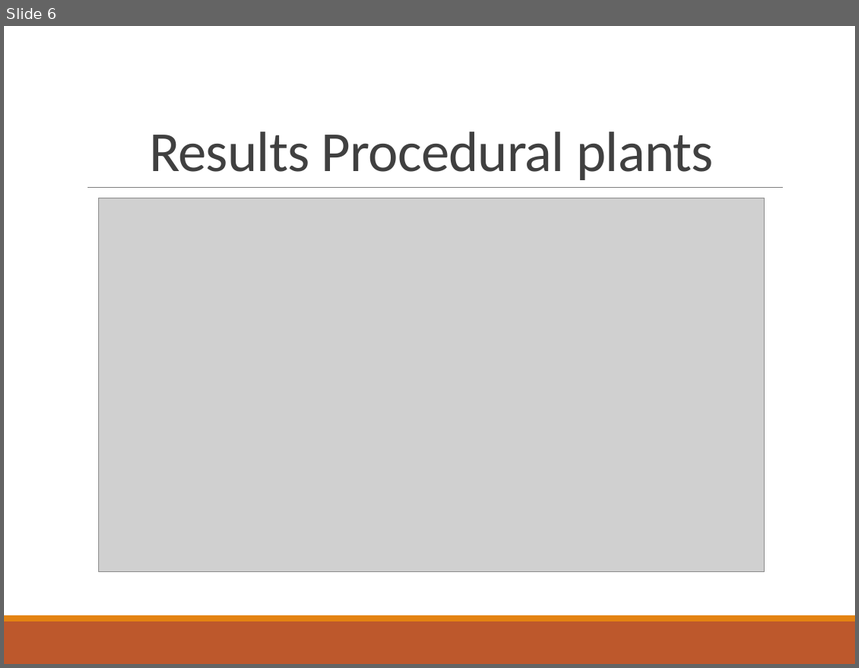
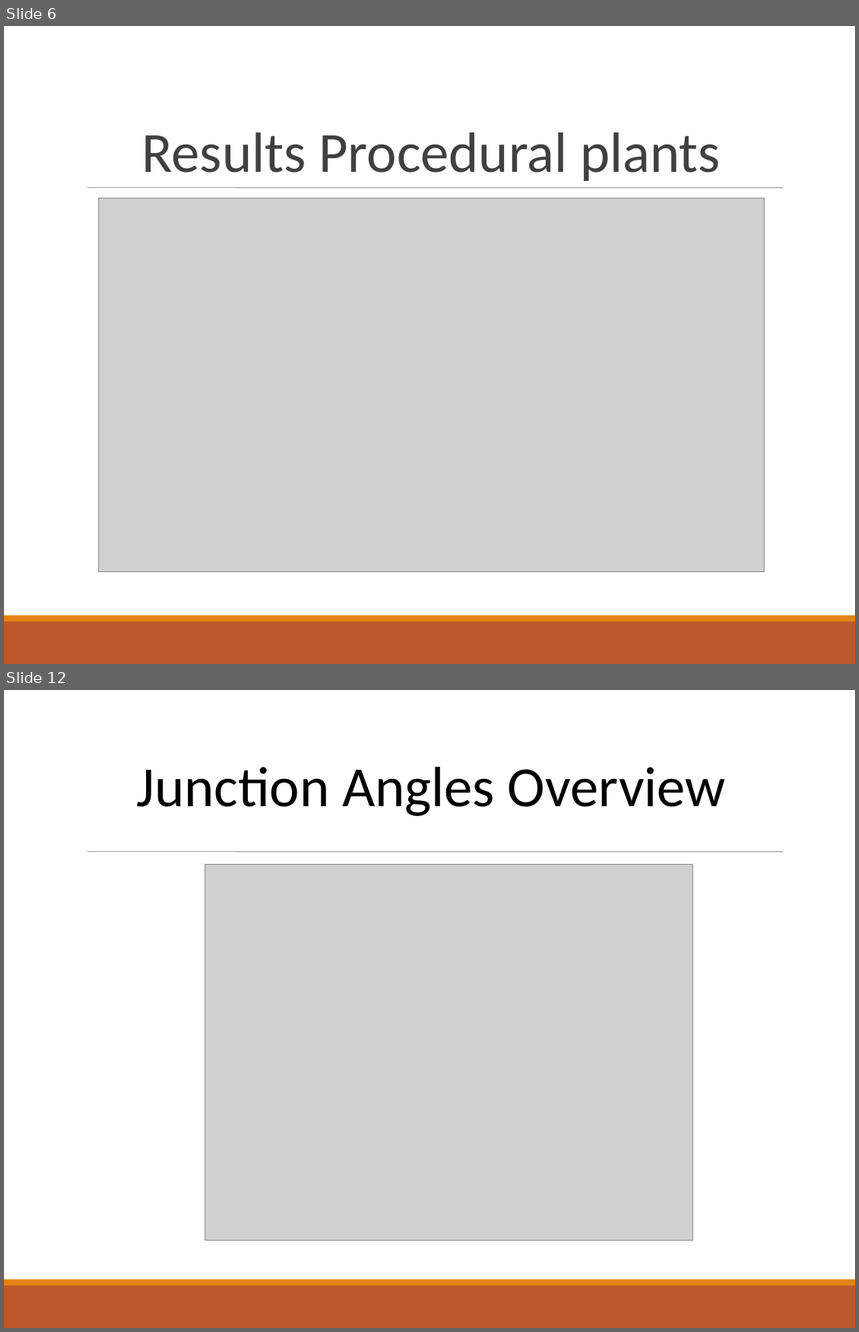
Before and after one commit to Philipp-M/ACG, a slide deck: proceduralTerrainAndTrees_project2/presentation/Advanced Computer Graphics.pptx. Shown one above the other, each under a label of ours: slide 6 before the commit, slides 6 and 12 after it; the slides between them are not shown. The pictures are 859x668 and 859x1332 pixels, drawn with LibreOffice and Linux fonts; fonts in the diff are those of the drawing; grey boxes stand for pictures. Boxes give left, top, right and bottom in pixels: in the first picture for what was removed or moved away, otherwise in the second. Text is boxed around its words. In the diff, an @@ line names an element or a change of style, - is before the commit and + after.

```diff
--- a/proceduralTerrainAndTrees_project2/presentation/Advanced Computer Graphics.pptx
+++ b/proceduralTerrainAndTrees_project2/presentation/Advanced Computer Graphics.pptx
@@ slide 12 added at (x1=4, y1=690, x2=855, y2=1328), background #FFFFFF; not listed: 3 template elements that a slide beside it also shows @@
@@ text added at (x1=137, y1=767, x2=726, y2=816), 48 pt, text #000000 @@
+Junction Angles Overview
@@ picture added at (x1=205, y1=865, x2=693, y2=1242) @@
@@ slide 6 changed as well @@
@@ text "Results Procedural plants" at (x1=142, y1=132, x2=721, y2=181): letter spacing -0.5 to 0 pt; line spacing 0.85 to 1 @@
@@ line (88, 188) - (783, 188): stroke #808080 0.5 pt to #808080 0.51 pt @@
```
Also in this commit, not shown: 5 other slides changed, 11 other slides added, 1 slide removed, 2 other files.
